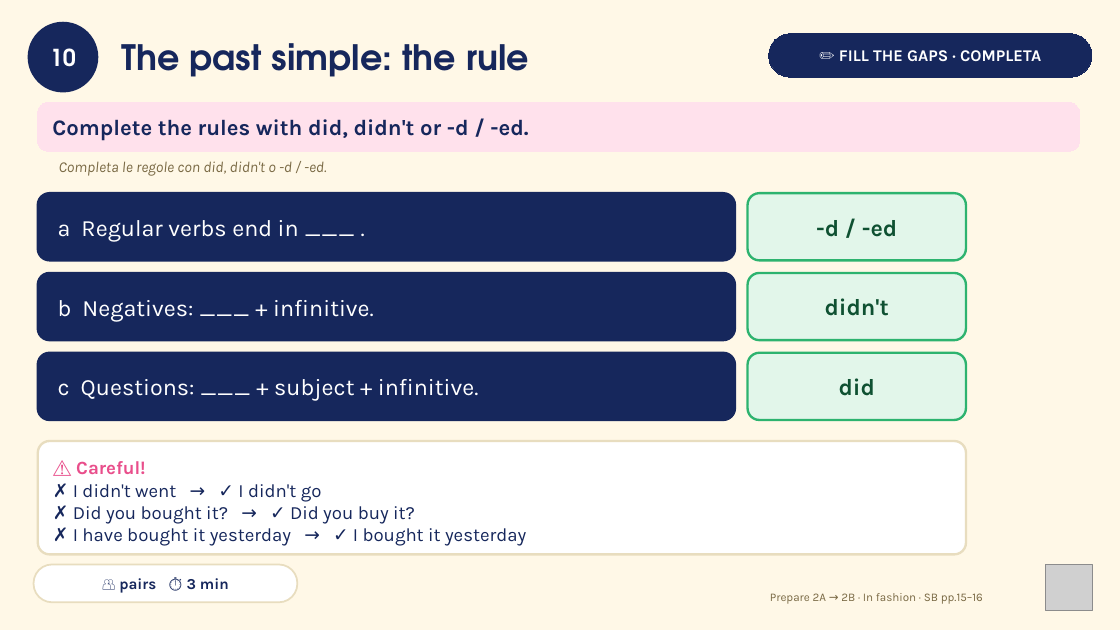
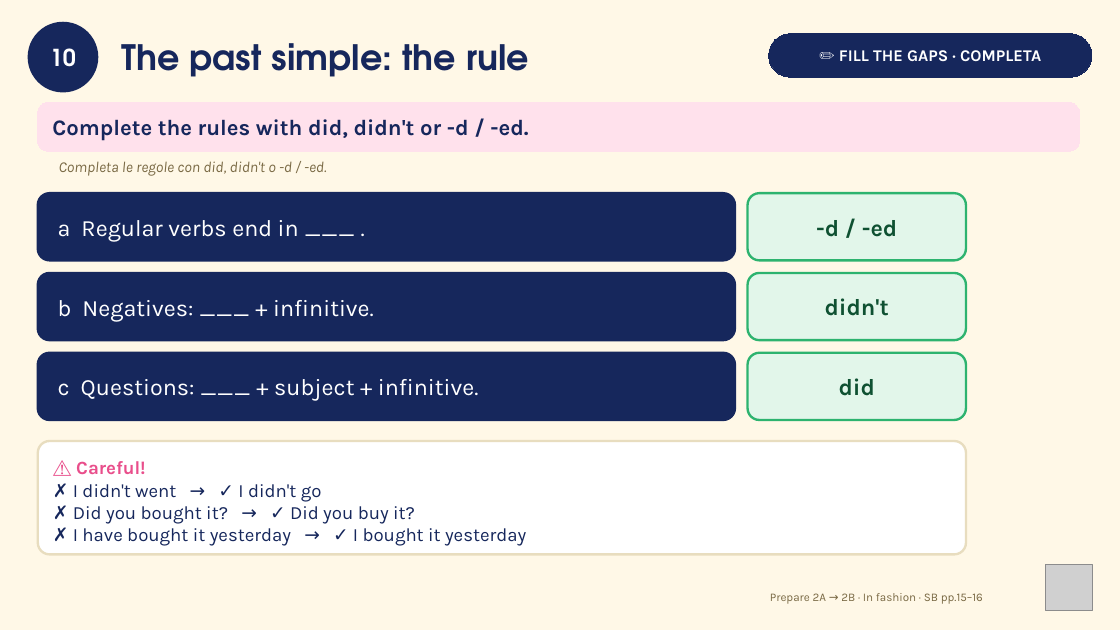
Before and after one commit to londonlanguageschool/Bagheria-, a slide deck: slide 10 of materials/PREP/PREP_2A-2B_In_fashion_then_and_now.pptx. Drawn at 1120x630 pixels with LibreOffice and Linux fonts; fonts in the diff are those of the drawing; grey boxes stand for pictures. Boxes give left, top, right and bottom in pixels: in the first picture for what was removed or moved away, otherwise in the second. Text is boxed around its words. In the diff, an @@ line names an element or a change of style, - is before the commit and + after.

```diff
--- a/materials/PREP/PREP_2A-2B_In_fashion_then_and_now.pptx
+++ b/materials/PREP/PREP_2A-2B_In_fashion_then_and_now.pptx
@@ rounded rectangle removed at [34,565,297,602] @@
-👥 pairs ⏱ 3 min
```
Also in this commit, not shown: 12 other slides changed.
